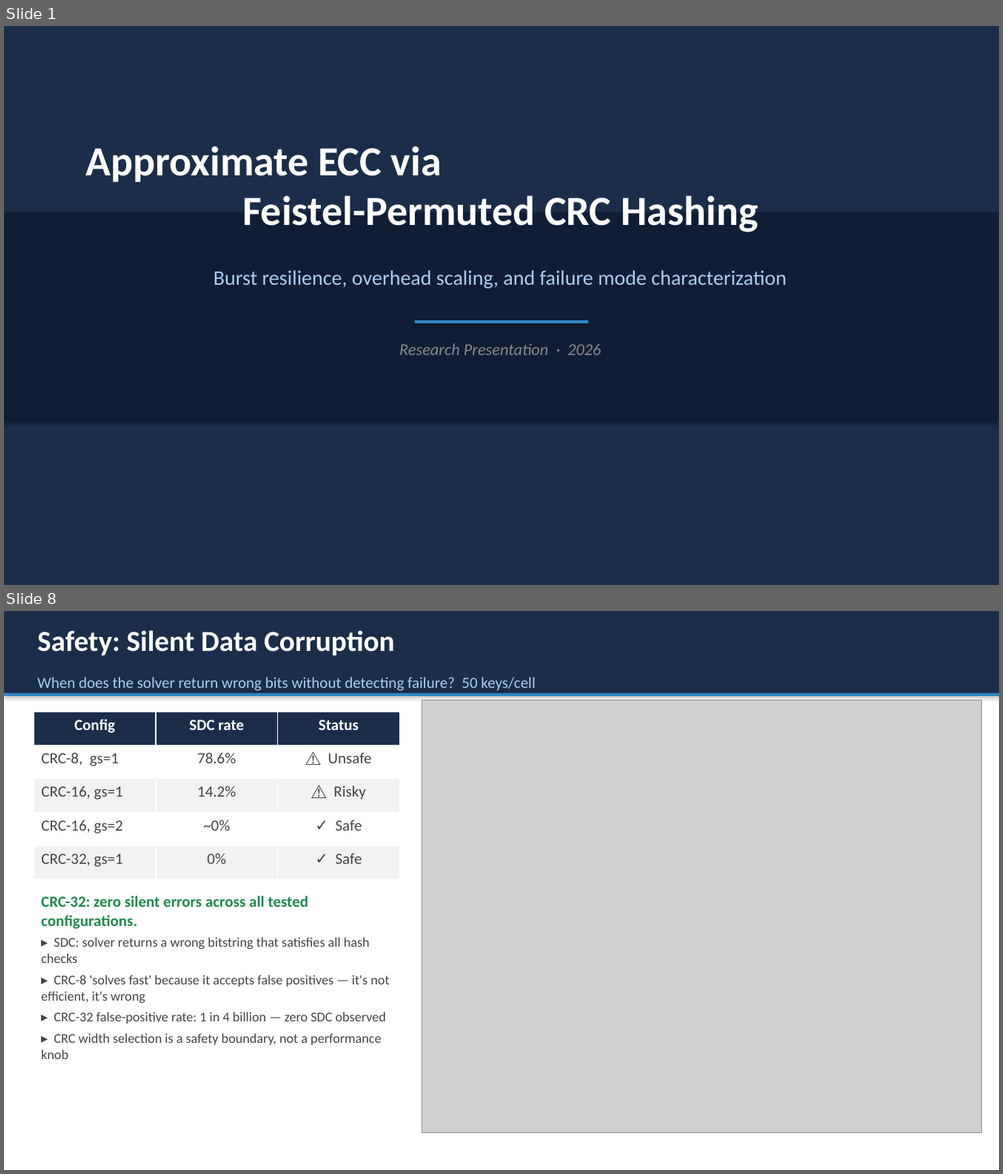
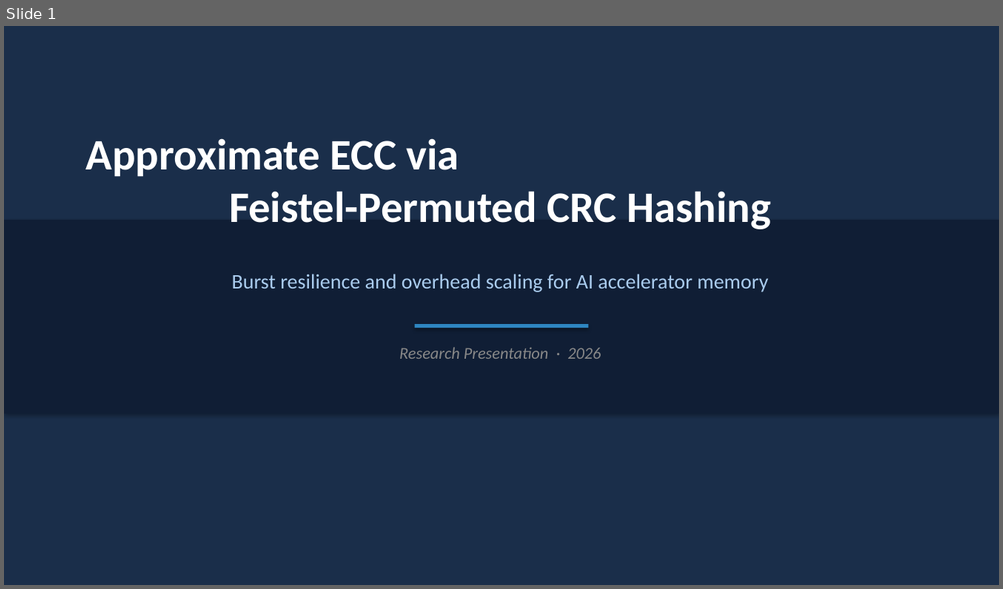
Before and after one commit to dmrlobo2002/approximate_ecc, a slide deck: advisor_slides.pptx. Shown one above the other, each under a label of ours: slides 1 and 8 before the commit, slide 1 after it; the slides between them are not shown. The pictures are 1003x1174 and 1003x589 pixels, drawn with LibreOffice and Linux fonts; fonts in the diff are those of the drawing; grey boxes stand for pictures. Boxes give left, top, right and bottom in pixels: in the first picture for what was removed or moved away, otherwise in the second. Text is boxed around its words. In the diff, an @@ line names an element or a change of style, - is before the commit and + after.

```diff
--- a/advisor_slides.pptx
+++ b/advisor_slides.pptx
@@ slide 8 removed at (x1=4, y1=611, x2=999, y2=1170), background #FFFFFF @@
@@ rectangle removed at (x1=4, y1=611, x2=999, y2=1170) @@
@@ rectangle removed at (x1=4, y1=611, x2=999, y2=693) @@
@@ text removed at (x1=37, y1=630, x2=394, y2=655) @@
-Safety: Silent Data Corruption
@@ text removed at (x1=37, y1=677, x2=535, y2=691) @@
-When does the solver return wrong bits without detecting failure? 50 keys/cell
@@ rectangle removed at (x1=4, y1=693, x2=999, y2=696) @@
@@ table removed at (x1=34, y1=712, x2=398, y2=880), 5 rows, 3 columns @@
-Config | SDC rate | Status
-CRC-8, gs=1 | 78.6% | ⚠ Unsafe
-CRC-16, gs=1 | 14.2% | ⚠ Risky
-CRC-16, gs=2 | ~0% | ✓ Safe
-CRC-32, gs=1 | 0% | ✓ Safe
@@ picture removed at (x1=422, y1=701, x2=982, y2=1133) @@
@@ text removed at (x1=41, y1=896, x2=309, y2=929) @@
-CRC-32: zero silent errors across all tested configurations.
@@ text removed at (x1=41, y1=937, x2=389, y2=1059) @@
-▸ SDC: solver returns a wrong bitstring that satisfies all hash checks
-▸ CRC-8 'solves fast' because it accepts false positives — it's not efficient, it's wrong
-▸ CRC-32 false-positive rate: 1 in 4 billion — zero SDC observed
-▸ CRC width selection is a safety boundary, not a performance knob
@@ slide 1 changed as well @@
@@ text "Approximate ECC via Feistel-Permuted CRC ..." moved from (x1=86, y1=146, x2=758, y2=232) to (x1=86, y1=138, x2=771, y2=230) @@
@@ text "Approximate ECC via Feistel-Permuted CRC ..." at (x1=86, y1=138, x2=771, y2=230): size 40 to 42 pt @@
@@ rectangle resized from (x1=4, y1=212, x2=999, y2=421) to (x1=4, y1=220, x2=999, y2=414) @@
@@ text at (x1=232, y1=274, x2=768, y2=292): text changed @@
-Burst resilience, overhead scaling, and failure mode characterization
+Burst resilience and overhead scaling for AI accelerator memory
@@ rectangle moved from (x1=415, y1=321, x2=588, y2=323) to (x1=415, y1=324, x2=588, y2=328) @@
@@ text "Research Presentation · 2026" moved from (x1=399, y1=343, x2=600, y2=355) to (x1=399, y1=347, x2=600, y2=359) @@
```
Also in this commit, not shown: 2 other slides changed, 8 slides added, 5 other slides removed, 7 other files.
